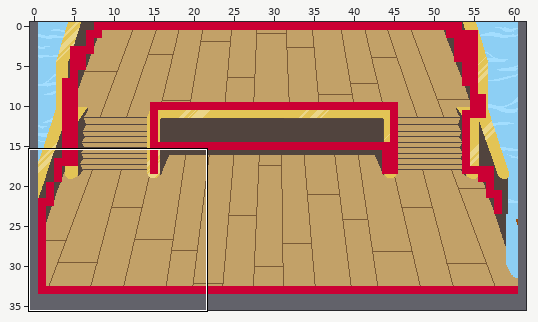
One commit to this Tiled map: src/Sources/assets/mapas/barco/barco.tmx. The picture above shows the old version from afar; the outline marks the close-up.
Close-up. Before:
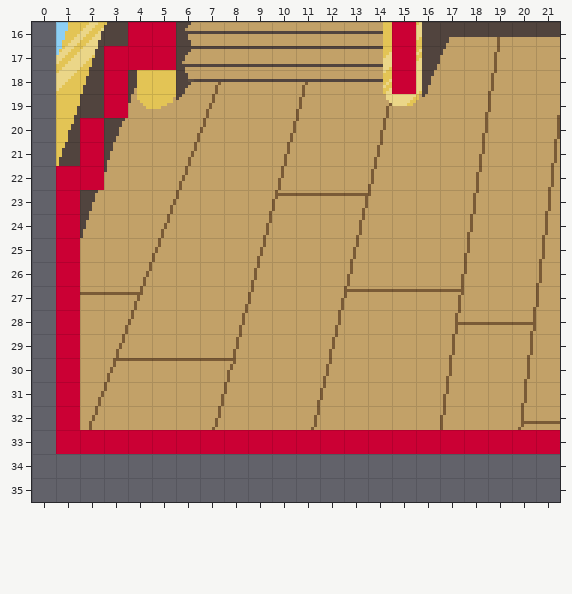
Cells are 8x8 px. Shown: x 0..21, y 16..35. The commit also changed other parts of the map, which this record leaves out. The old version is drawn lined up with the new one.
After the commit:
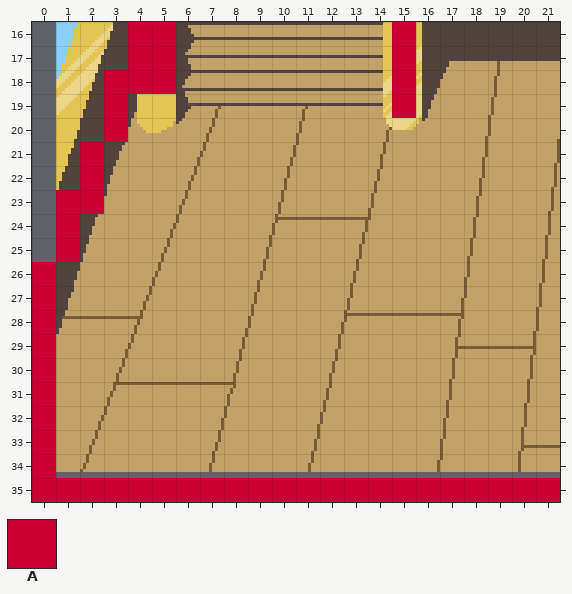
Key: from "CollisoinPatron": A 0 "CollisionTile".
_ is an empty cell.
The exact change:
map size 60x34 -> 62x36 cells (old content now starts at 1,0; both pictures use the new coordinates)
layer "Capa de Imagen 1" offset 8,0 -> 8,8 px
Layer "Capa de patrones 1":
The edit adds tile A in row 18 at x 4 to 5; in row 19 at x 15; in row 20 at x 3; in row 23 at x 2; in rows 26 to 34 at x 0; in row 35 at x 0 to 21.
The author cleared tile A in row 17 at x 3; in row 20 at x 2; in row 22 at x 1; in rows 26 to 32 at x 1; in row 33 at x 1 to 21.
